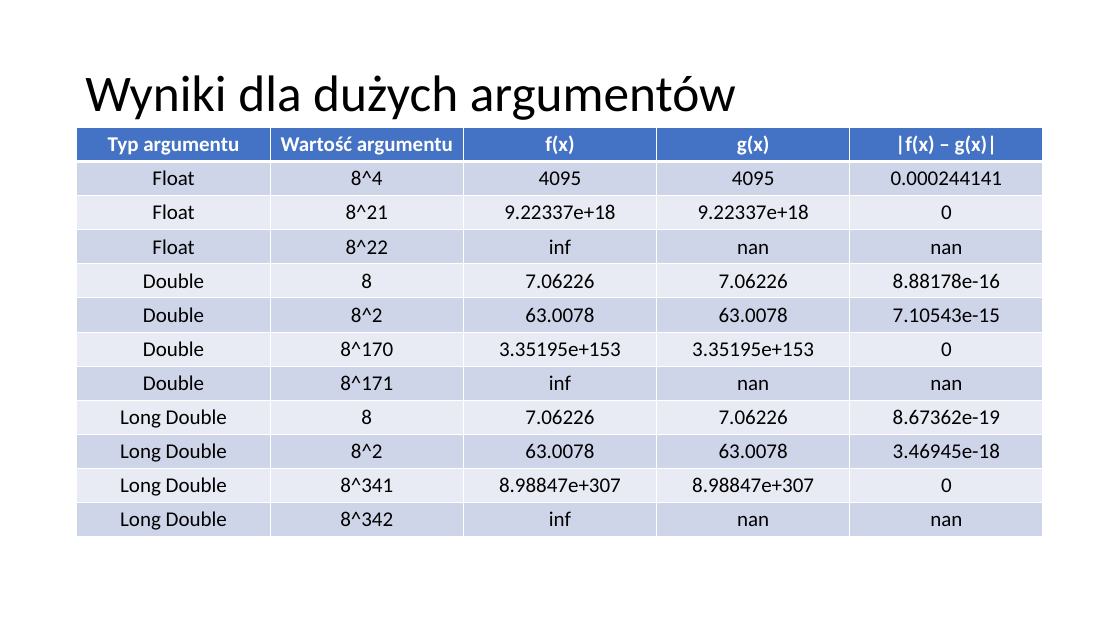
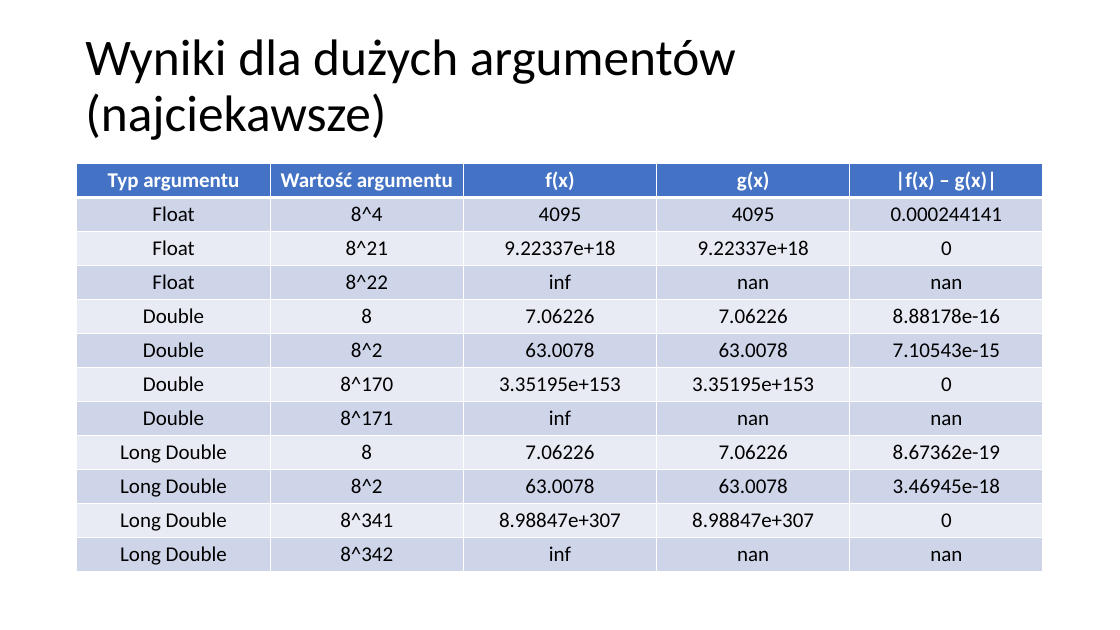
Before and after one commit to NiEkOKsU/Computation_Methods_for_Science_and_Technology, a slide deck: slide 10 of lab1/Laboratorium 1, zadanie 3.pptx. Drawn at 1120x630 pixels with LibreOffice and Linux fonts; fonts in the diff are those of the drawing. Boxes give left, top, right and bottom in pixels: in the first picture for what was removed or moved away, otherwise in the second. Text is boxed around its words. In the diff, an @@ line names an element or a change of style, - is before the commit and + after.

```diff
--- a/lab1/Laboratorium 1, zadanie 3.pptx
+++ b/lab1/Laboratorium 1, zadanie 3.pptx
@@ title at [85,39,736,140]: text changed @@
-Wyniki dla dużych argumentów
+Wyniki dla dużych argumentów
+(najciekawsze)
@@ table: place and size @@
-table at [77,128,1044,537]
+table at [77,163,1044,572]
```
Also in this commit, not shown: 5 other slides changed, 1 other file.
